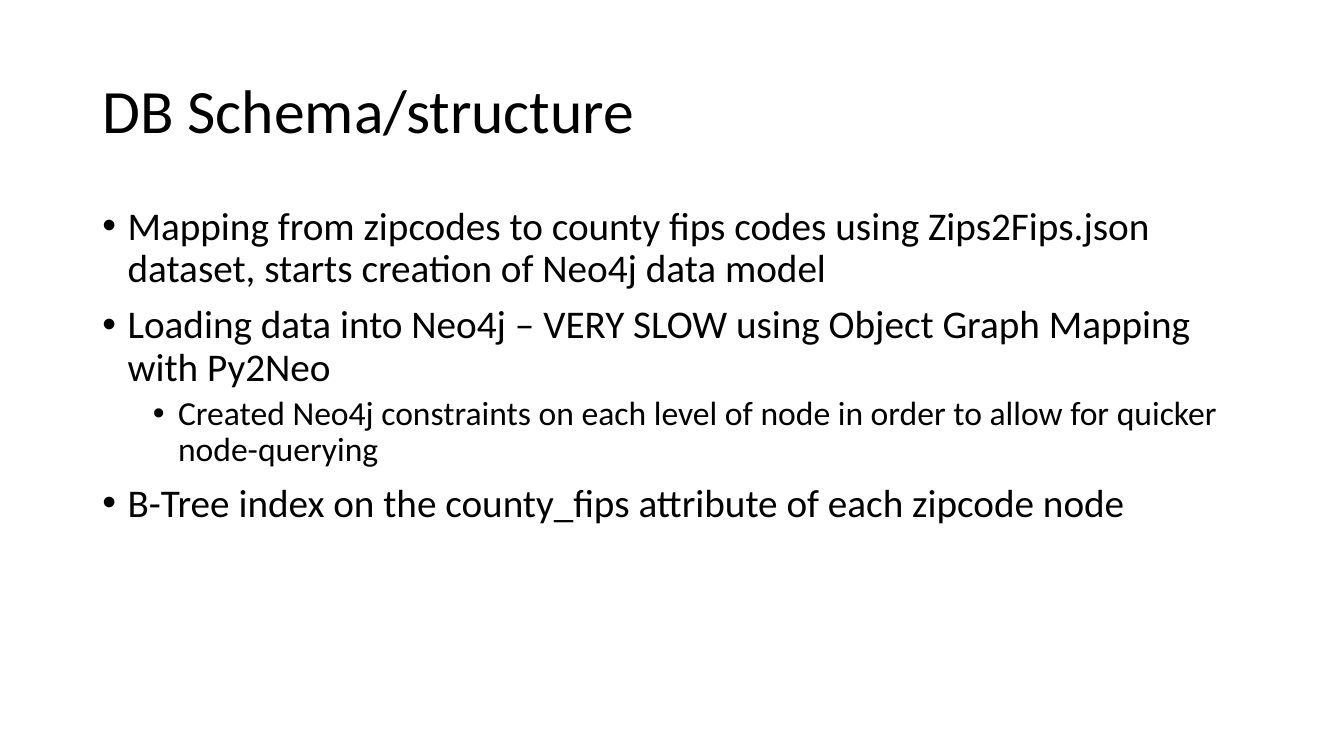
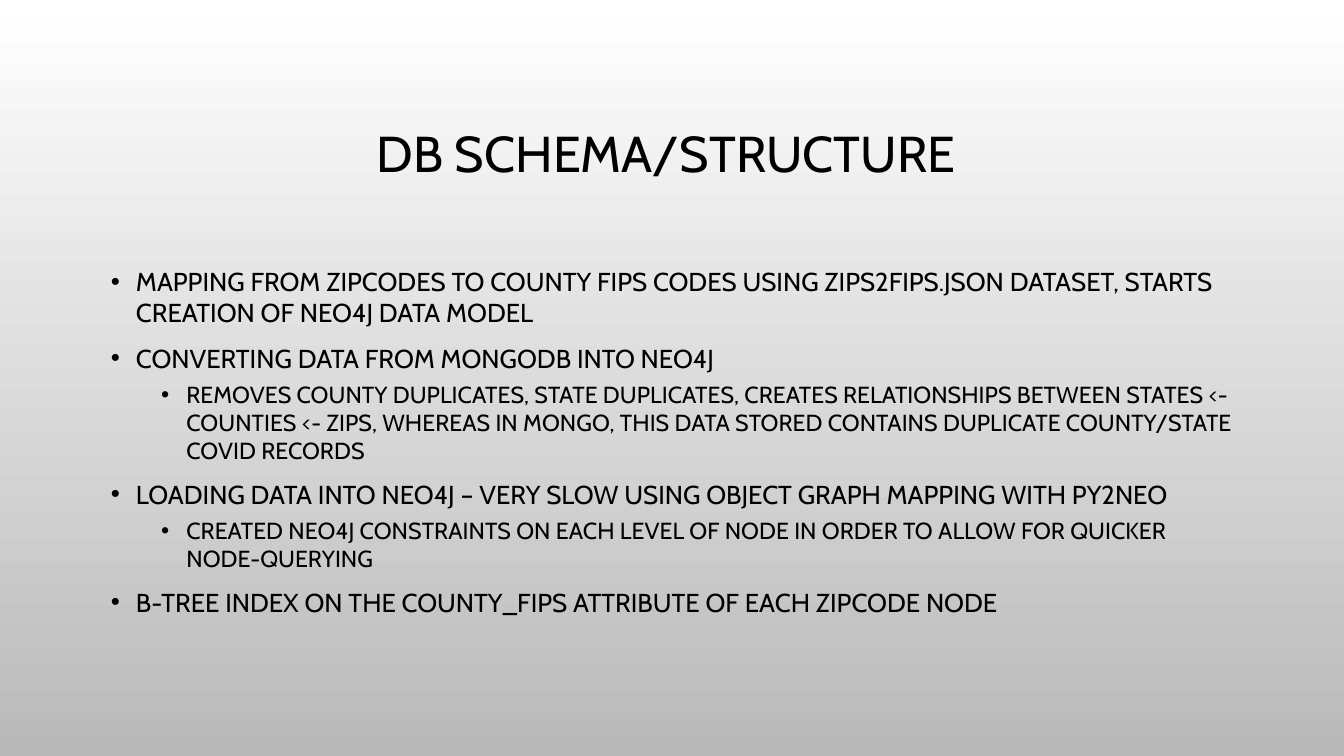
Before and after one commit to abpwrs/ece-5995-fa20-final-project, a slide deck: slide 6 of Final_presentation.pptx. Drawn at 1344x756 pixels with LibreOffice and Linux fonts; fonts in the diff are those of the drawing; background and template pictures are left out. Boxes give left, top, right and bottom in pixels: in the first picture for what was removed or moved away, otherwise in the second. Text is boxed around its words. In the diff, an @@ line names an element or a change of style, - is before the commit and + after.

Commit message:
Added Mongo DB model diagram, workflow diagram

```diff
--- a/Final_presentation.pptx
+++ b/Final_presentation.pptx
@@ background #FFFFFF to picture (left out) @@
@@ title at [377, 136, 956, 177]: text changed; size 44 to 36 pt; font Calibri to Cabin @@
-DB Schema/structure
+DB SCHEMA/STRUCTURE
@@ text at [136, 272, 1231, 615]: text changed; size 28 to 18.5 pt; font Calibri to Cabin @@
-• Mapping from zipcodes to county fips codes using Zips2Fips.json dataset, starts creation of Neo4j data model
-• Loading data into Neo4j – VERY SLOW using Object Graph Mapping with Py2Neo
-  • Created Neo4j constraints on each level of node in order to allow for quicker node-querying
-• B-Tree index on the county_fips attribute of each zipcode node
+• MAPPING FROM ZIPCODES TO COUNTY FIPS CODES USING ZIPS2FIPS.JSON DATASET, STARTS CREATION OF NEO4J DATA MODEL
+• CONVERTING DATA FROM MONGODB INTO NEO4J
+  • REMOVES COUNTY DUPLICATES, STATE DUPLICATES, CREATES RELATIONSHIPS BETWEEN STATES <- COUNTIES <- ZIPS, WHEREAS IN MONGO, THIS DATA STORED CONTAINS DUPLICATE COUNTY/STATE COVID RECORDS
+• LOADING DATA INTO NEO4J – VERY SLOW USING OBJECT GRAPH MAPPING WITH PY2NEO
+  • CREATED NEO4J CONSTRAINTS ON EACH LEVEL OF NODE IN ORDER TO ALLOW FOR QUICKER NODE-QUERYING
+• B-TREE INDEX ON THE COUNTY_FIPS ATTRIBUTE OF EACH ZIPCODE NODE
```
Also in this commit, not shown: 10 other slides changed, 1 slide added.
